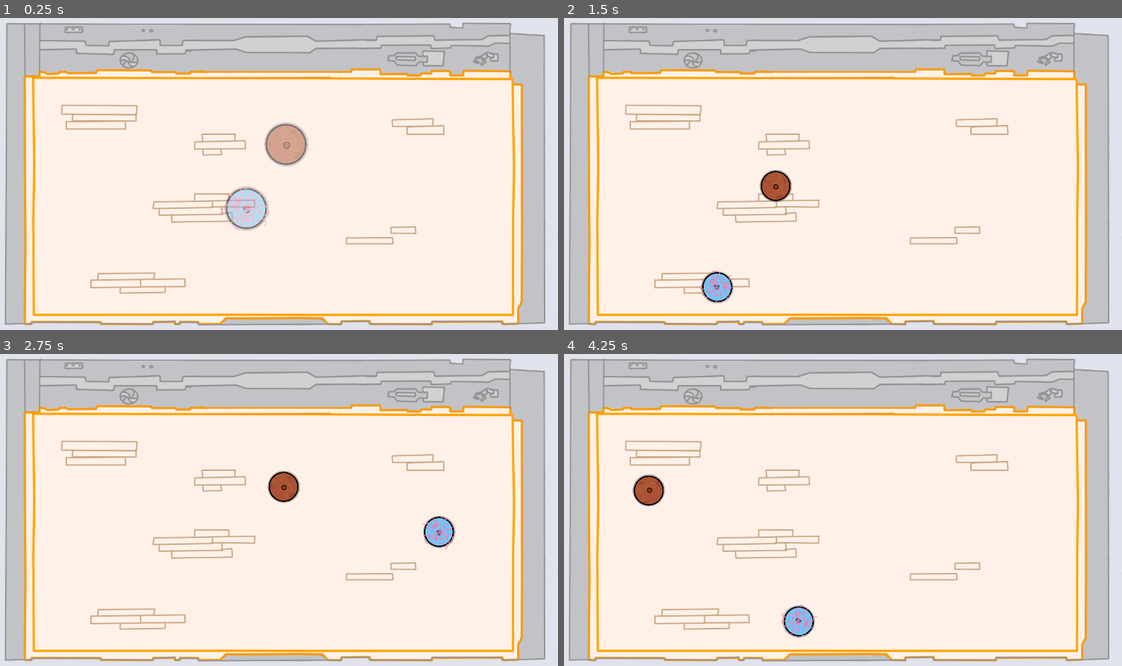
Above: before the commit, frames 1-4 (two rows, left to right).
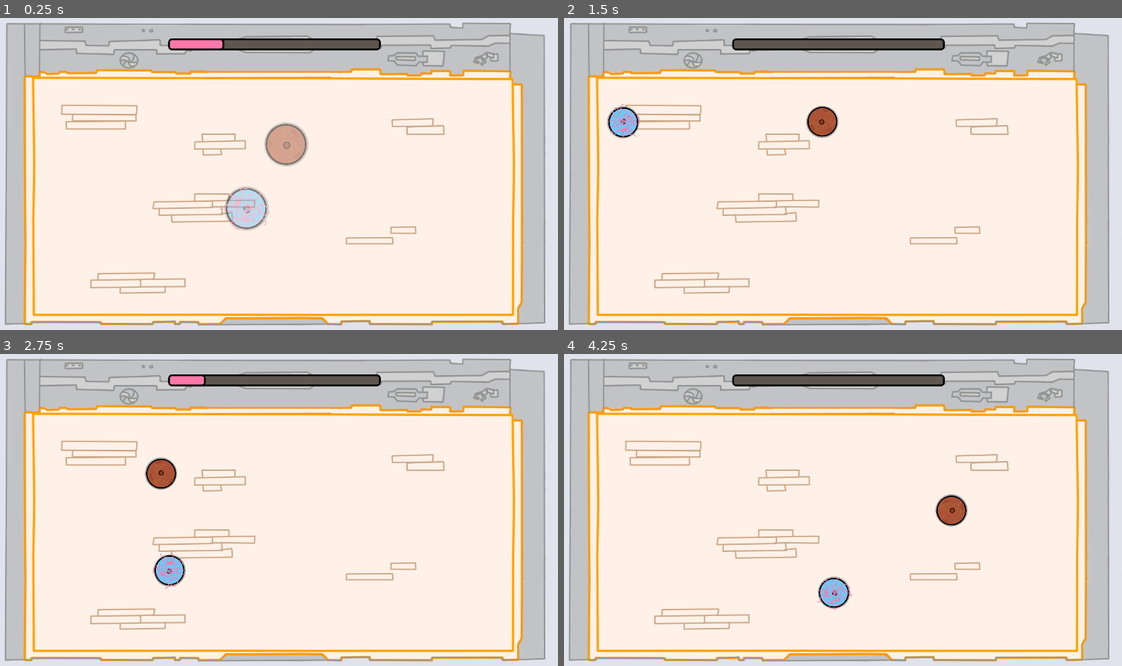
Above: after the commit, the same moments.

Repository: MatiasVME/spinning-battle
Game: Godot game, scene res://game/stage/stage.tscn
Same seed, same stepped clock (60 frames per second), same inputs: the game is played once before the commit and once after it. This scene is started directly instead of the project's main scene.
Inputs (mouse positions are in pixels of both pictures, inside the frame that each line leads up to):
- Up to frame 1 (0.25 s): no input
- Up to frame 2 (1.5 s): tap Enter (ui_accept) at 0.5, 0.77, 0.8, 1.07, 1.35 s; move the mouse to (965, 155) at 0.52 s; press the mouse at (965, 155) at 0.53 s; move the mouse to (725, 189) at 1.27 s; release the mouse at (725, 189) at 1.28 s
- Up to frame 3 (2.75 s): tap Enter (ui_accept) at 1.52, 1.82, 2.3 s; click (161, 525) at 1.55 s; move the mouse to (334, 438) at 2.02 s; press the mouse at (334, 438) at 2.03 s
- Up to frame 4 (4.25 s): move the mouse to (809, 572) at 2.77 s; release the mouse at (809, 572) at 2.78 s; click (809, 572) at 2.85 s; tap Enter (ui_accept) at 3.02, 3.32 s; move the mouse to (1010, 556) at 3.52 s; hold Enter (ui_accept) from 3.53 s (still down)

The runs differ from the first frame. In frame 1, 1.5% of the frame differs, in the area x 30-69%, y 6-11%; in frame 2, 3.4%; in frame 3, 3.4%; in frame 4, 3.4%, in the area x 12-73%, y 6-91%.

Commit message:
Se añade logo y otros

Diff:
--- /dev/null
+++ b/game/bar/bar.gd
@@ -0,0 +1,24 @@
+extends ProgressBar
+
+var is_pressed := false
+var is_releassed := false
+
+signal forced(force)
+
+func _input(event: InputEvent) -> void:
+	if event.is_action_pressed("click"):
+		is_pressed = true
+		is_releassed = false
+		$Timer.start()
+	elif event.is_action_released("click"):
+		is_releassed = true
+		is_pressed = false
+
+		$Timer.stop()
+		forced.emit(value)
+		value = 0
+
+
+func _on_timer_timeout() -> void:
+	if is_pressed:
+		value += 25
--- a/game/bar/bar.tscn
+++ b/game/bar/bar.tscn
@@ -1,14 +1,47 @@
-[gd_scene load_steps=3 format=3 uid="uid://dxd0bxq1sqix6"]
+[gd_scene load_steps=4 format=3 uid="uid://dxd0bxq1sqix6"]
 
-[ext_resource type="Texture2D" uid="uid://cxq116wrcqqq0" path="res://game/bar/barraDeTiro.png" id="1_jm1t2"]
-[ext_resource type="Texture2D" uid="uid://cctg5ary321yf" path="res://game/bar/TrompoMedidor.png" id="2_nh5hx"]
+[ext_resource type="Script" path="res://game/bar/bar.gd" id="1_0htlm"]
 
-[node name="Bar" type="Node2D"]
+[sub_resource type="StyleBoxFlat" id="StyleBoxFlat_g4lao"]
+bg_color = Color(0.372549, 0.341176, 0.309804, 1)
+border_width_left = 4
+border_width_top = 4
+border_width_right = 4
+border_width_bottom = 4
+border_color = Color(0, 0, 0, 1)
+corner_radius_top_left = 8
+corner_radius_top_right = 8
+corner_radius_bottom_right = 8
+corner_radius_bottom_left = 8
 
-[node name="Bar" type="Sprite2D" parent="."]
-texture = ExtResource("1_jm1t2")
+[sub_resource type="StyleBoxFlat" id="StyleBoxFlat_fqkwq"]
+bg_color = Color(1, 0.466667, 0.658824, 1)
+border_width_left = 4
+border_width_top = 4
+border_width_right = 4
+border_width_bottom = 4
+border_color = Color(0, 0, 0, 1)
+corner_radius_top_left = 8
+corner_radius_top_right = 8
+corner_radius_bottom_right = 8
+corner_radius_bottom_left = 8
 
-[node name="Spinner" type="Sprite2D" parent="Bar"]
-position = Vector2(-241, -16)
-scale = Vector2(0.260892, 0.260892)
-texture = ExtResource("2_nh5hx")
+[node name="ForceBar" type="ProgressBar"]
+offset_left = -241.0
+offset_right = 241.0
+offset_bottom = 27.0
+theme_override_styles/background = SubResource("StyleBoxFlat_g4lao")
+theme_override_styles/fill = SubResource("StyleBoxFlat_fqkwq")
+max_value = 2000.0
+step = 1.0
+value = 500.0
+show_percentage = false
+script = ExtResource("1_0htlm")
+
+[node name="Timer" type="Timer" parent="."]
+wait_time = 0.05
+autostart = true
+
+[node name="Anim" type="AnimationPlayer" parent="."]
+
+[connection signal="timeout" from="Timer" to="." method="_on_timer_timeout"]
--- a/game/stage/stage.gd
+++ b/game/stage/stage.gd
@@ -7,14 +7,10 @@
 
 
 func _ready() -> void:
+	$Bar.forced.connect(_on_forced)
+
 	create_player_spiner()
 	create_boss_spiner()
-
-
-func _input(event: InputEvent) -> void:
-	if event.is_action_pressed("ui_accept"):
-		var dir = (boss_spiner.global_position - player_spiner.global_position).normalized()
-		player_spiner.apply_central_impulse(dir * 1000)
 
 
 func create_player_spiner():
@@ -32,3 +28,8 @@
 	boss_spiner.get_node("Sprite").animation = "cat"
 
 	add_child(spiner_inst)
+
+
+func _on_forced(force):
+	var dir = (boss_spiner.global_position - player_spiner.global_position).normalized()
+	player_spiner.apply_central_impulse(dir * force)
--- a/game/stage/stage.tscn
+++ b/game/stage/stage.tscn
@@ -1,7 +1,8 @@
-[gd_scene load_steps=3 format=3 uid="uid://d13xfdsi4bpip"]
+[gd_scene load_steps=4 format=3 uid="uid://d13xfdsi4bpip"]
 
 [ext_resource type="Script" path="res://game/stage/stage.gd" id="1_4pmbq"]
 [ext_resource type="Texture2D" uid="uid://siqelu8xot0r" path="res://game/stage/mapaBatalla.png" id="1_nnjvv"]
+[ext_resource type="PackedScene" uid="uid://dxd0bxq1sqix6" path="res://game/bar/bar.tscn" id="3_nma2k"]
 
 [node name="Stage" type="Node2D"]
 script = ExtResource("1_4pmbq")
@@ -16,3 +17,9 @@
 texture = ExtResource("1_nnjvv")
 centered = false
 metadata/_edit_lock_ = true
+
+[node name="Bar" parent="." instance=ExtResource("3_nma2k")]
+offset_left = 396.0
+offset_top = 56.0
+offset_right = 878.0
+offset_bottom = 83.0
--- a/icon.svg
+++ /dev/null
@@ -1 +0,0 @@
-<svg xmlns="http://www.w3.org/2000/svg" width="128" height="128"><rect width="124" height="124" x="2" y="2" fill="#363d52" stroke="#212532" stroke-width="4" rx="14"/><g fill="#fff" transform="translate(12.322 12.322)scale(.101)"><path d="M105 673v33q407 354 814 0v-33z"/><path fill="#478cbf" d="m105 673 152 14q12 1 15 14l4 67 132 10 8-61q2-11 15-15h162q13 4 15 15l8 61 132-10 4-67q3-13 15-14l152-14V427q30-39 56-81-35-59-83-108-43 20-82 47-40-37-88-64 7-51 8-102-59-28-123-42-26 43-46 89-49-7-98 0-20-46-46-89-64 14-123 42 1 51 8 102-48 27-88 64-39-27-82-47-48 49-83 108 26 42 56 81zm0 33v39c0 276 813 276 814 0v-39l-134 12-5 69q-2 10-14 13l-162 11q-12 0-16-11l-10-65H446l-10 65q-4 11-16 11l-162-11q-12-3-14-13l-5-69z"/><path d="M483 600c0 34 58 34 58 0v-86c0-34-58-34-58 0z"/><circle cx="725" cy="526" r="90"/><circle cx="299" cy="526" r="90"/></g><g fill="#414042" transform="translate(12.322 12.322)scale(.101)"><circle cx="307" cy="532" r="60"/><circle cx="717" cy="532" r="60"/></g></svg>
--- a/main_screens/main_menu/main_menu.tscn
+++ b/main_screens/main_menu/main_menu.tscn
@@ -1,8 +1,9 @@
-[gd_scene load_steps=7 format=3 uid="uid://c8dnw56t41d44"]
+[gd_scene load_steps=8 format=3 uid="uid://c8dnw56t41d44"]
 
 [ext_resource type="FontFile" uid="uid://bkxa3xvcsxrbk" path="res://shared_resources/fonts/roboto/static/Roboto-Bold.ttf" id="1_ikpad"]
 [ext_resource type="Script" path="res://main_screens/main_menu/main_menu.gd" id="1_lo8ma"]
 [ext_resource type="Texture2D" uid="uid://bkmohkyyah5j3" path="res://game/avatars/player.webp" id="2_bk7be"]
+[ext_resource type="Texture2D" uid="uid://c6wqabxilr7cl" path="res://logo.png" id="4_pvfad"]
 
 [sub_resource type="StyleBoxFlat" id="StyleBoxFlat_r3vf2"]
 bg_color = Color(0.160784, 0.678431, 1, 1)
@@ -57,23 +58,6 @@
 grow_horizontal = 2
 grow_vertical = 2
 
-[node name="Intro" type="Label" parent="."]
-custom_minimum_size = Vector2(0, 200)
-layout_mode = 1
-anchors_preset = 10
-anchor_right = 1.0
-offset_bottom = 118.0
-grow_horizontal = 2
-theme_override_colors/font_color = Color(1, 0.466667, 0.658824, 1)
-theme_override_colors/font_outline_color = Color(0.160784, 0.678431, 1, 1)
-theme_override_constants/outline_size = 20
-theme_override_fonts/font = ExtResource("1_ikpad")
-theme_override_font_sizes/font_size = 100
-text = "Spinnig Crazy Battle"
-horizontal_alignment = 1
-vertical_alignment = 1
-autowrap_mode = 3
-
 [node name="Center" type="CenterContainer" parent="."]
 layout_mode = 1
 anchors_preset = 8
@@ -91,6 +75,10 @@
 [node name="VBox" type="VBoxContainer" parent="Center"]
 layout_mode = 2
 theme_override_constants/separation = 20
+
+[node name="Void" type="Control" parent="Center/VBox"]
+custom_minimum_size = Vector2(0, 300)
+layout_mode = 2
 
 [node name="Start" type="Button" parent="Center/VBox"]
 clip_contents = true
@@ -136,4 +124,15 @@
 offset_bottom = 789.0
 texture = ExtResource("2_bk7be")
 
+[node name="TextureRect" type="TextureRect" parent="."]
+layout_mode = 1
+anchors_preset = 5
+anchor_left = 0.5
+anchor_right = 0.5
+offset_left = -20.0
+offset_right = 20.0
+offset_bottom = 40.0
+grow_horizontal = 2
+texture = ExtResource("4_pvfad")
+
 [connection signal="pressed" from="Center/VBox/Start" to="." method="_on_start_pressed"]
--- a/project.godot
+++ b/project.godot
@@ -26,6 +26,14 @@
 
 movie_writer/movie_file="/home/matiasvme/SpinningCrazyBattle.avi"
 
+[input]
+
+click={
+"deadzone": 0.5,
+"events": [Object(InputEventMouseButton,"resource_local_to_scene":false,"resource_name":"","device":-1,"window_id":0,"alt_pressed":false,"shift_pressed":false,"ctrl_pressed":false,"meta_pressed":false,"button_mask":0,"position":Vector2(0, 0),"global_position":Vector2(0, 0),"factor":1.0,"button_index":1,"canceled":false,"pressed":false,"double_click":false,"script":null)
+]
+}
+
 [physics]
 
 2d/default_gravity=0.0
Not shown, added: art/.gdignore
Not shown, removed: art/pico-8-1x.png.import
Binary file added: logo.png
Not shown, changed: logo.png.import
Binary file added: shared_resources/fonts/bouncy/Bouncy-Black.otf
Not shown, added: shared_resources/fonts/bouncy/Bouncy-Black.otf.import
Binary file added: shared_resources/fonts/bouncy/Bouncy-Thin.otf
Not shown, added: shared_resources/fonts/bouncy/Bouncy-Thin.otf.import
Binary file added: shared_resources/fonts/bouncy/Bouncy.otf
Not shown, added: shared_resources/fonts/bouncy/Bouncy.otf.import
